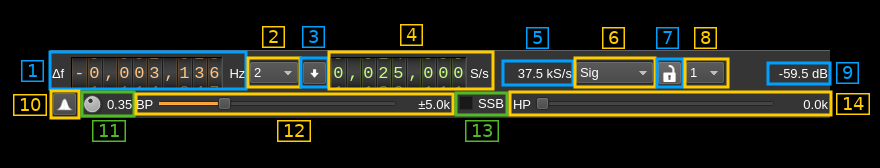
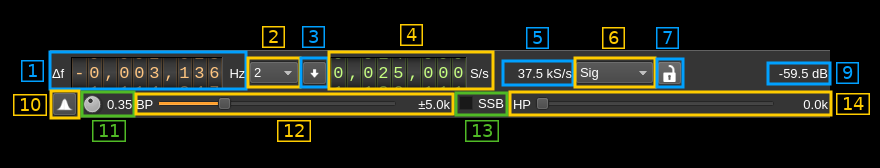
Layers edited between the first and the second 880×168 image:
removed layer "8" over [694, 27, 717, 49]
renamed "Overlay_08" to "Patch_01", moved it above "2019-11-24-084613_827x786_scrot.png", painted on it over [683, 57, 730, 89]
